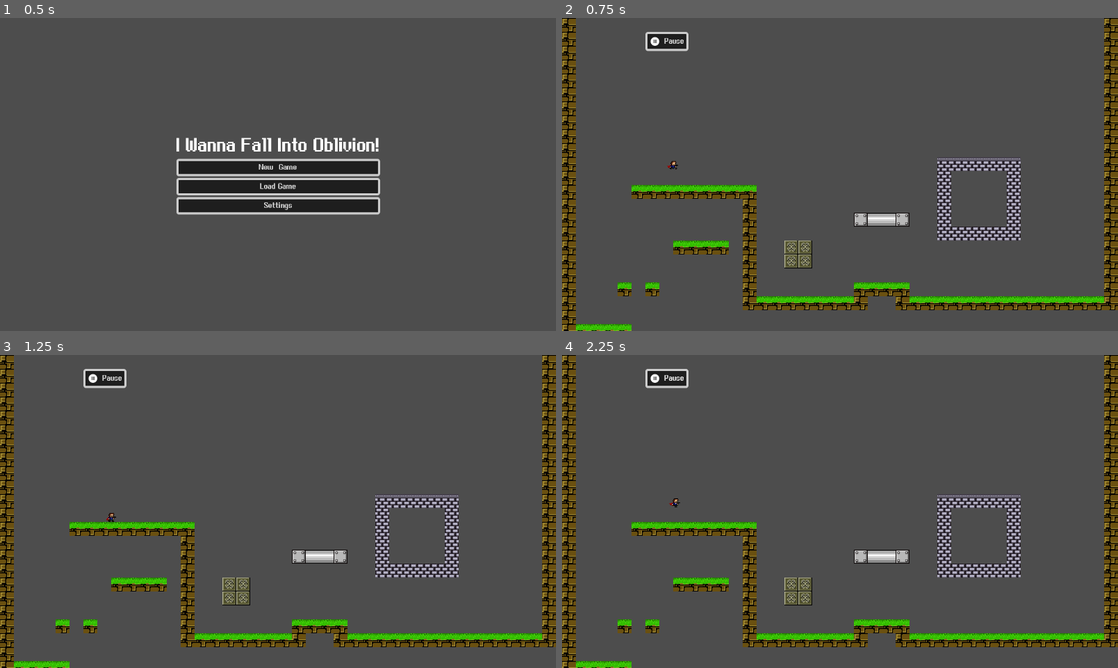
Above: before the commit, frames 1-4 (two rows, left to right).
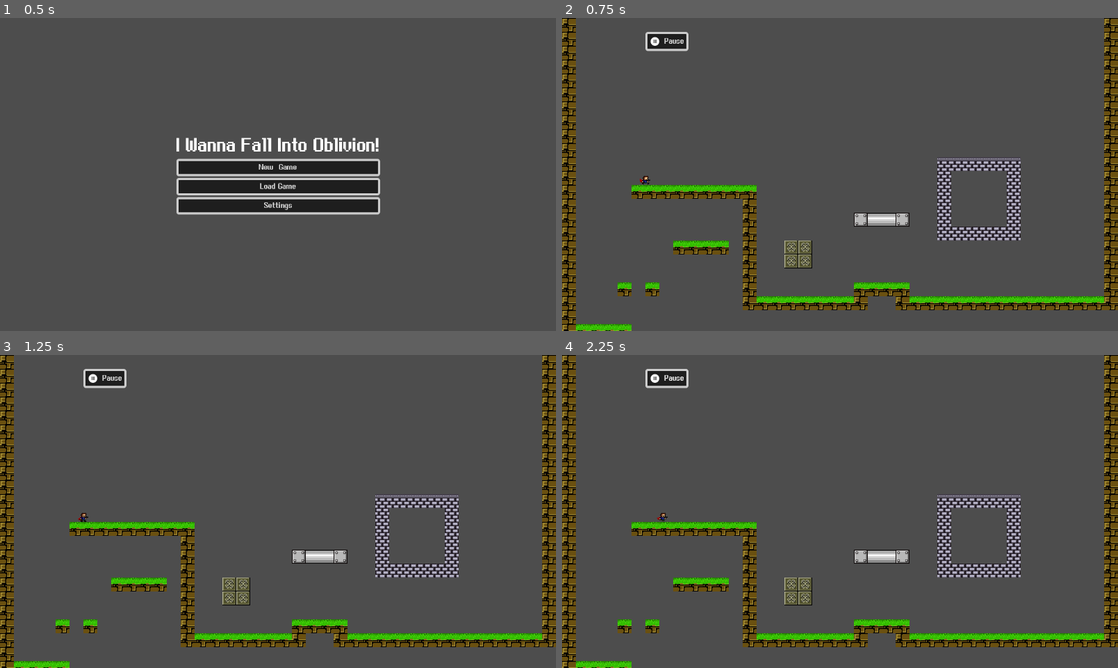
Above: after the commit, the same moments.

Repository: vstyler96/iwbte-godot
Game: Godot game, scene res://Rooms/Menu/Menu.tscn
The game is run twice, just before and just after one commit, with the same random seed, the same clock (stepped at 60 frames per second) and the same inputs.
Inputs (mouse positions are in pixels of both pictures, inside the frame that each line leads up to):
- Up to frame 1 (0.5 s): no input
- Up to frame 2 (0.75 s): click "New Game" at 0.5 s
- Up to frame 3 (1.25 s): no input
- Up to frame 4 (2.25 s): click "Pause" at 1.25 s; move the mouse to (962, 495) at 2.02 s; hold Right (move_right) from 2.03 s (still down); tap Up (move_jump) at 2.1 s

Frame 1 is identical in both runs. In frame 2, less than 0.1% of the frame differs, in the area x 14-21%, y 45-54%; in frame 3, less than 0.1%, in the area x 14-21%, y 50-54%; in frame 4, less than 0.1%.

Commit message:
wip: Fully working basic animations and player controller

Diff:
--- a/Objects/Player.tscn
+++ b/Objects/Player.tscn
@@ -17,6 +17,5 @@
 
 [node name="Sprite" type="AnimatedSprite2D" parent="."]
 sprite_frames = ExtResource("1_iwmh4")
-animation = &"Idle"
+animation = &"Jump"
 autoplay = "Idle"
-frame_progress = 0.217376
--- a/Rooms/GamePlay/roomStart.tscn
+++ b/Rooms/GamePlay/roomStart.tscn
@@ -225,7 +225,7 @@
 metadata/_edit_horizontal_guides_ = [320.0]
 
 [node name="Player" parent="." instance=ExtResource("1_le83s")]
-position = Vector2(256, 320)
+position = Vector2(192, 352)
 
 [node name="CanvasLayer" type="CanvasLayer" parent="."]
 follow_viewport_enabled = true
--- a/Scripts/Player.gd
+++ b/Scripts/Player.gd
@@ -1,58 +1,50 @@
 extends CharacterBody2D
 
-@export var SPEED: float = 250
-@export var GRAVITY = 1000
-@export var JUMP: float = 20
+const SPEED = 200.0
+const JUMP_VELOCITY = -400.0
 
-@onready var Env = $"/root/Env"
+# Get the gravity from the project settings to be synced with RigidBody nodes.
+var gravity = ProjectSettings.get_setting("physics/2d/default_gravity")
+var secondJump: bool = false
+var jumpAnimationLoops: int = 0
 
-var jumpAnimation: int = false
-var jumpsAllowed: int = 0;
-
-func _ready():
-  pass
-  # var settings = Env.current_settings.position
-  # self.global_position = Vector2(settings[0], settings[1])
-
-func _process(delta):
-  if not is_on_floor():
-    velocity.y += GRAVITY * delta
+func _process(_delta):
+  if $Sprite.animation_looped and jumpAnimationLoops > 0:
+    jumpAnimationLoops -= 1
 
 func _physics_process(delta):
-  var left = Input.is_action_pressed("move_left")
-  var right = Input.is_action_pressed("move_right")
-  var jump = Input.is_action_just_pressed("move_jump")
+  var jump = Input.is_action_just_pressed("ui_accept");
+
+  if not is_on_floor():
+    if jumpAnimationLoops > 0:
+      $Sprite.animation = "Jump"
+    else:
+      $Sprite.animation = "Fall"
+
+    velocity.y += gravity * delta
+
+    if secondJump and jump:
+      jumpAnimationLoops = 25
+      secondJump = false
+      velocity.y = JUMP_VELOCITY * 3/4
+
+  # Handle Jump.
+  if jump and is_on_floor():
+    jumpAnimationLoops = 25
+    secondJump = true
+    velocity.y = JUMP_VELOCITY
+
+  # Get the input direction and handle the movement/deceleration.
+  # As good practice, you should replace UI actions with custom gameplay actions.
+  var direction = Input.get_axis("ui_left", "ui_right")
+  if direction:
+    $Sprite.flip_h = true if direction < 0 else false
+    if is_on_floor():
+      $Sprite.animation = "Walk"
+    velocity.x = direction * SPEED
+  else:
+    if is_on_floor():
+      $Sprite.animation = "Idle"
+    velocity.x = move_toward(velocity.x, 0, SPEED)
 
   move_and_slide()
-
-  if $Sprite.animation_looped:
-    jumpAnimation -= 1
-
-  if jumpsAllowed > 0 && jump:
-    jumpsAllowed -= 1
-    jumpAnimation = 10
-    apply_jump(delta)
-
-  if left || right:
-    if is_on_floor():
-      $Sprite.animation = "Walk"
-    $Sprite.flip_h = left
-    move(delta, left, right)
-
-  if !left && !right:
-    velocity.x = 0
-
-    if is_on_floor():
-      jumpsAllowed = 2
-      $Sprite.animation = "Idle"
-    else:
-      $Sprite.animation = "Jump"
-      if jumpAnimation < 1:
-        $Sprite.animation = "Fall"
-
-func move(delta, left, right):
-  var direction = int(right) - int(left)
-  velocity.x += direction * SPEED * delta
-
-func apply_jump(delta):
-  velocity.y = -JUMP * GRAVITY * delta
--- a/Sprites/Player/Player.tres
+++ b/Sprites/Player/Player.tres
@@ -93,27 +93,6 @@
 }, {
 "duration": 1.0,
 "texture": SubResource("AtlasTexture_pi4bj")
-}, {
-"duration": 1.0,
-"texture": SubResource("AtlasTexture_t0gc1")
-}, {
-"duration": 1.0,
-"texture": SubResource("AtlasTexture_pi4bj")
-}, {
-"duration": 1.0,
-"texture": SubResource("AtlasTexture_t0gc1")
-}, {
-"duration": 1.0,
-"texture": SubResource("AtlasTexture_pi4bj")
-}, {
-"duration": 1.0,
-"texture": SubResource("AtlasTexture_t0gc1")
-}, {
-"duration": 1.0,
-"texture": SubResource("AtlasTexture_pi4bj")
-}, {
-"duration": 1.0,
-"texture": SubResource("AtlasTexture_t0gc1")
 }],
 "loop": true,
 "name": &"Jump",
